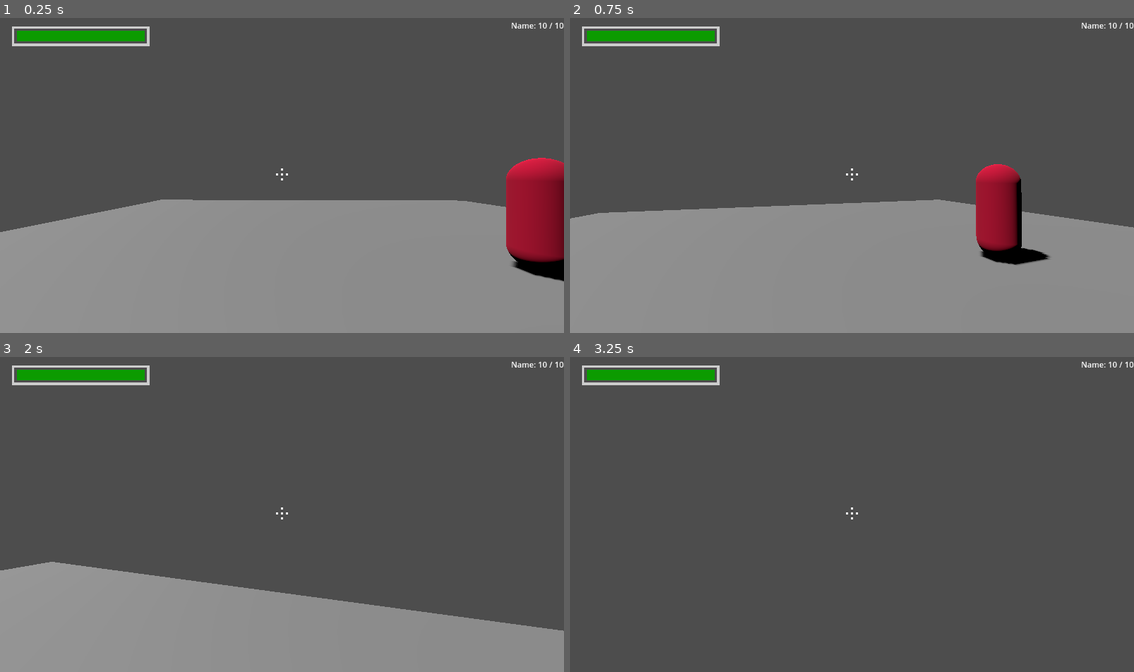
Above: before the commit, frames 1-4 (two rows, left to right).
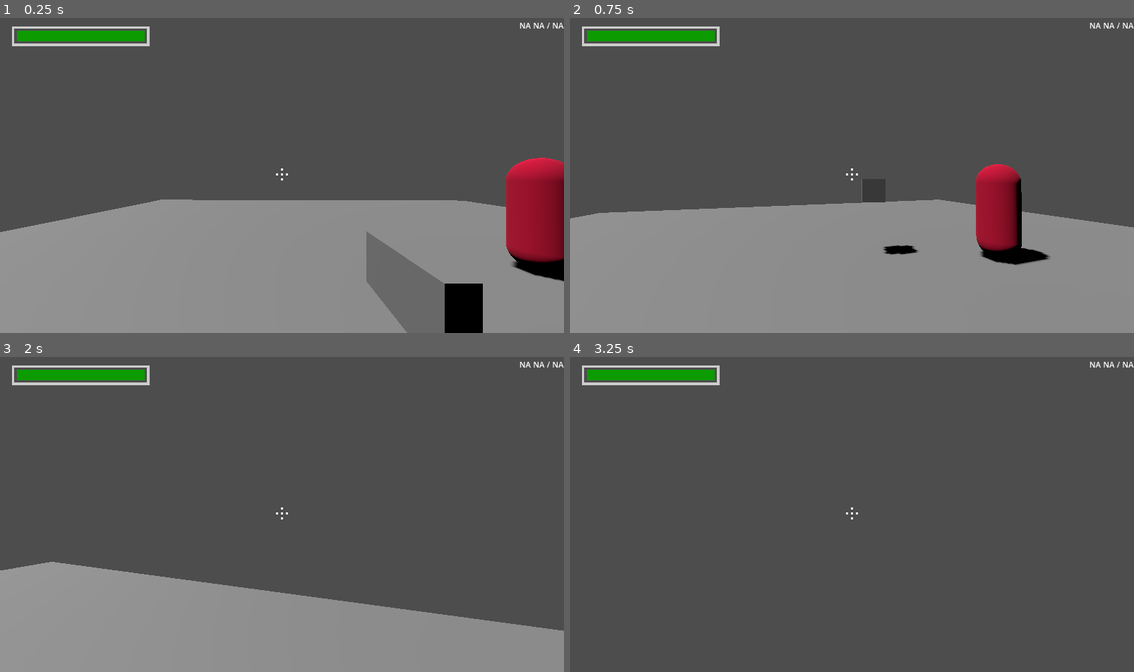
Above: after the commit, the same moments.

Repository: HarryLBonGithub/Harrys-Godot-Tools
Game: Godot game, scene res://Testing Rooms/testing_room_alpha.tscn
Two runs of this game, one before a commit and one after it. Both use one fixed random seed, a clock stepped at 60 frames per second and the inputs below. The project has no main scene, so this scene is started directly.
Inputs (mouse positions are in pixels of both pictures, inside the frame that each line leads up to):
- Up to frame 1 (0.25 s): no input
- Up to frame 2 (0.75 s): tap Enter at 0.5 s; move the mouse to (880, 172) at 0.52 s; press the mouse at (880, 172) at 0.53 s; hold W (move_forward) from 0.53 s (still down); tap Mouse wheel up (scroll_up) at 0.6 s
- Up to frame 3 (2 s): keep holding W (move_forward); tap Space (jump) at 0.77, 1.52 s; move the mouse to (253, 514) at 1.27 s; release the mouse at (253, 514) at 1.28 s; click (253, 514) at 1.35 s; tap Mouse wheel up (scroll_up) at 1.55 s
- Up to frame 4 (3.25 s): keep holding W (move_forward); move the mouse to (863, 508) at 2.02 s; hold Ctrl (crouch) 2.03-2.78 s; click (863, 508) at 2.3 s; tap Space (jump) at 2.75, 3.02 s; move the mouse to (846, 517) at 2.77 s; tap F (flashlight) at 2.85 s; tap Mouse wheel up (scroll_up) at 3.05 s

The runs differ from the first frame. In frame 1, 3.9% of the frame differs, in the area x 64-100%, y 1-100%; in frame 2, 0.3%; in frame 3, 0.1%; in frame 4, 0.1%.
Error after the commit: Invalid access of index '2' on a base object of type: 'Array[Node]'. (res://Organizers/Hand/hand.gd:57)

Commit message:
add ammo node
- created an ammo node which can be added to an object as a variable with the class_name Ammo
- this way other functions can check to see if the object HAS an ammo node, to know whether there is ammo to check for or display

Diff:
--- a/Character Controllers/fps_character_controller_extended.tscn
+++ b/Character Controllers/fps_character_controller_extended.tscn
@@ -1,13 +1,15 @@
-[gd_scene load_steps=11 format=3 uid="uid://baqs2t4p5a58i"]
+[gd_scene load_steps=13 format=3 uid="uid://baqs2t4p5a58i"]
 
 [ext_resource type="Script" path="res://Character Controllers/FPSCharacterController.gd" id="1_hpjc1"]
 [ext_resource type="PackedScene" uid="uid://ggljq5ed622m" path="res://HUD Items/Crosshair/crosshair.tscn" id="2_ckjpy"]
 [ext_resource type="PackedScene" uid="uid://cgh22dltjhw5u" path="res://HUD Items/Info Checker/info_checker.tscn" id="3_k6wgg"]
 [ext_resource type="PackedScene" uid="uid://bm00ewhu0i4vl" path="res://Properties/Interaction/interaction_ray.tscn" id="4_muno8"]
+[ext_resource type="PackedScene" uid="uid://dim0l6a2xqttt" path="res://Props/Handhelds/Projectile Launcher/projectile_launcher.tscn" id="5_1fptv"]
 [ext_resource type="PackedScene" uid="uid://bgeyfohldmmx2" path="res://Properties/Health/health.tscn" id="6_bl4qs"]
 [ext_resource type="Theme" uid="uid://cmjnqicbnobds" path="res://Themes/FillerTheme.tres" id="7_1cndl"]
 [ext_resource type="PackedScene" uid="uid://b8pmopdg2rid5" path="res://Organizers/Hand/hand.tscn" id="7_lncrl"]
 [ext_resource type="PackedScene" uid="uid://ddjlj2gpevbbb" path="res://HUD Items/Ammo Tracker/ammo_tracker.tscn" id="8_ercnn"]
+[ext_resource type="PackedScene" uid="uid://c1h4sh4rgqpbq" path="res://Props/Handhelds/Basic Hitscan Gun/hitscan_gun_basic.tscn" id="9_36jqq"]
 
 [sub_resource type="CapsuleMesh" id="CapsuleMesh_smuhl"]
 radius = 0.4
@@ -73,6 +75,11 @@
 [node name="Hand" parent="Head" node_paths=PackedStringArray("ammoUI") instance=ExtResource("7_lncrl")]
 ammoUI = NodePath("../../PlayerUI/AmmoTracker")
 
+[node name="ProjectileLauncher" parent="Head/Hand" instance=ExtResource("5_1fptv")]
+transform = Transform3D(1, 0, 0, 0, 1, 0, 0, 0, 1, 0.471586, -0.408474, -0.786002)
+
+[node name="HitscanGunBasic" parent="Head/Hand" instance=ExtResource("9_36jqq")]
+
 [node name="FPSCharacterMesh" type="MeshInstance3D" parent="."]
 mesh = SubResource("CapsuleMesh_smuhl")
 
--- a/Organizers/Hand/hand.gd
+++ b/Organizers/Hand/hand.gd
@@ -33,10 +33,18 @@
 func updateUI():
 	if !ammoUI:
 		return
+	if !belt[activeTool].has_node("Ammo"):
+		ammoUI.toolName.text = "NA"
+		ammoUI.max.text = "NA"
+		ammoUI.current.text = "NA"
+		return
 
 	ammoUI.toolName.text = str(belt[activeTool].toolName)
-	ammoUI.max.text = str(belt[activeTool].maxAmmo)
-	ammoUI.current.text = str(belt[activeTool].currentAmmo)
+
+	var toolAmmo = belt[activeTool].find_child("Ammo")
+
+	ammoUI.max.text = str(toolAmmo.maxAmmo)
+	ammoUI.current.text = str(toolAmmo.currentAmmo)
 
 func cycleUp():
 	if len(belt) < 1:
--- a/Properties/Ammo/Ammo.gd
+++ b/Properties/Ammo/Ammo.gd
@@ -1,10 +1,16 @@
 extends Node
 
-
+class_name Ammo
 
 @export var ammoType = "generic"
 @export var maxAmmo = 10
 @export var currentAmmo = 10
 
-@export var maxAmmoUI : Label
-@export var currentAmmoUI : Label
+var empty = false
+
+func _process(delta):
+	if currentAmmo <=0:
+		empty = true
+
+func reload():
+	currentAmmo = maxAmmo
--- a/Props/Handhelds/Basic Hitscan Gun/HitscanGunBasic.gd
+++ b/Props/Handhelds/Basic Hitscan Gun/HitscanGunBasic.gd
@@ -1,11 +1,7 @@
 extends RayCast3D
 
 
-@export var toolName = "Basic Gun"
-
 @export var damage = 10
-@export var maxAmmo = 10
-@export var currentAmmo = 10
 
 @onready var bangNode = $bang
 
--- a/Props/Handhelds/Projectile Launcher/projectile_launcher.gd
+++ b/Props/Handhelds/Projectile Launcher/projectile_launcher.gd
@@ -3,17 +3,13 @@
 @export var toolName = "Launcher"
 
 @export var projectile : PackedScene
-@export var maxAmmo = 10
-@export var currentAmmo = 10
-
+@export var ammoNode : Ammo
 @export var ammoUI : AmmoTracker
 
 @export var active = true
 
 @onready var room = get_tree().current_scene
 @onready var barrelNode = $Barrel
-
-
 
 func _ready():
 
@@ -22,8 +18,9 @@
 
 	if ammoUI:
 		ammoUI.toolName.text = str(toolName)
-		ammoUI.max.text = str(maxAmmo)
-		ammoUI.current.text = str(currentAmmo)
+		if ammoNode:
+			ammoUI.max.text = str(ammoNode.maxAmmo)
+			ammoUI.current.text = str(ammoNode.currentAmmo)
 
 func _process(delta):
 
@@ -31,20 +28,20 @@
 		return
 
 	if Input.is_action_just_pressed("use_tool"):
-		if maxAmmo > 0 and currentAmmo <=0:
+		if ammoNode and ammoNode.currentAmmo <=0:
 			dryFire()
 		else:
 			var proj = projectile.instantiate()
 			proj.transform = barrelNode.global_transform
 			room.add_child(proj)
 
-			if maxAmmo <= 0:
+			if !ammoNode:
 				return
+			ammoNode.currentAmmo -= 1
 
-			currentAmmo -= 1
-
-			if ammoUI:
-				ammoUI.current.text = str(currentAmmo)
+			if !ammoUI:
+				return
+			ammoUI.current.text = str(ammoNode.currentAmmo)
 
 func dryFire():
 	pass
--- a/Props/Handhelds/Projectile Launcher/projectile_launcher.tscn
+++ b/Props/Handhelds/Projectile Launcher/projectile_launcher.tscn
@@ -6,9 +6,10 @@
 [sub_resource type="BoxMesh" id="BoxMesh_ndi02"]
 size = Vector3(0.1, 0.25, 0.5)
 
-[node name="ProjectileLauncher" type="Node3D"]
+[node name="ProjectileLauncher" type="Node3D" node_paths=PackedStringArray("ammoNode")]
 script = ExtResource("1_gxvem")
 projectile = ExtResource("2_cojhq")
+ammoNode = NodePath("")
 
 [node name="MeshInstance3D" type="MeshInstance3D" parent="."]
 mesh = SubResource("BoxMesh_ndi02")
